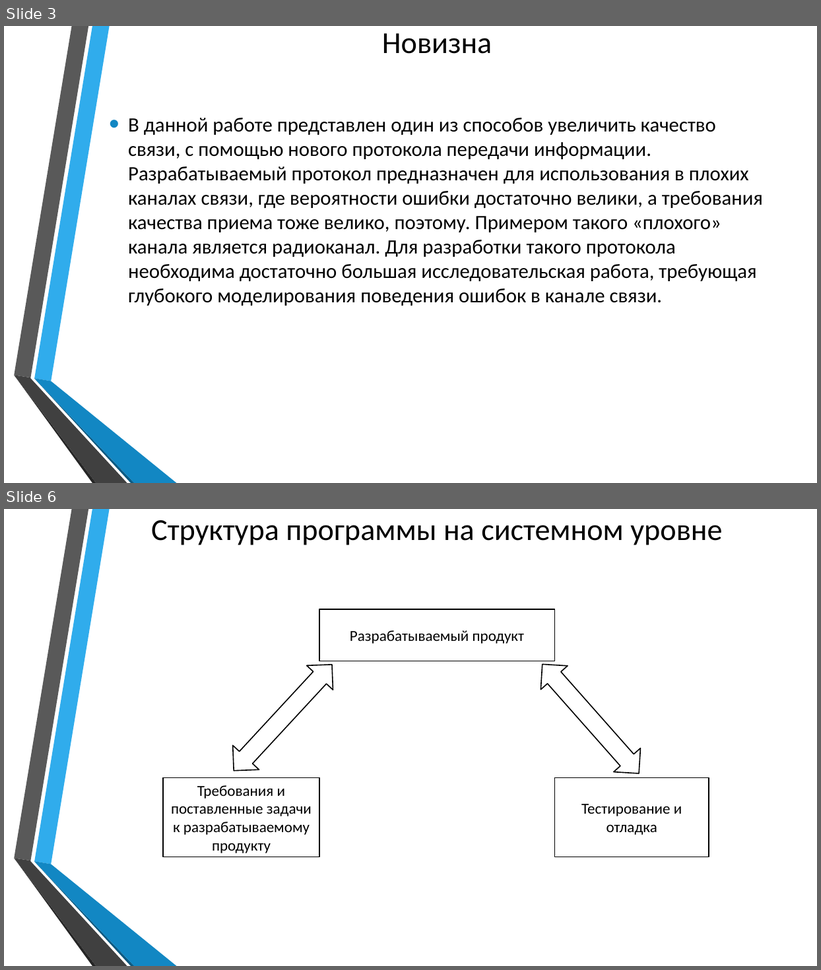
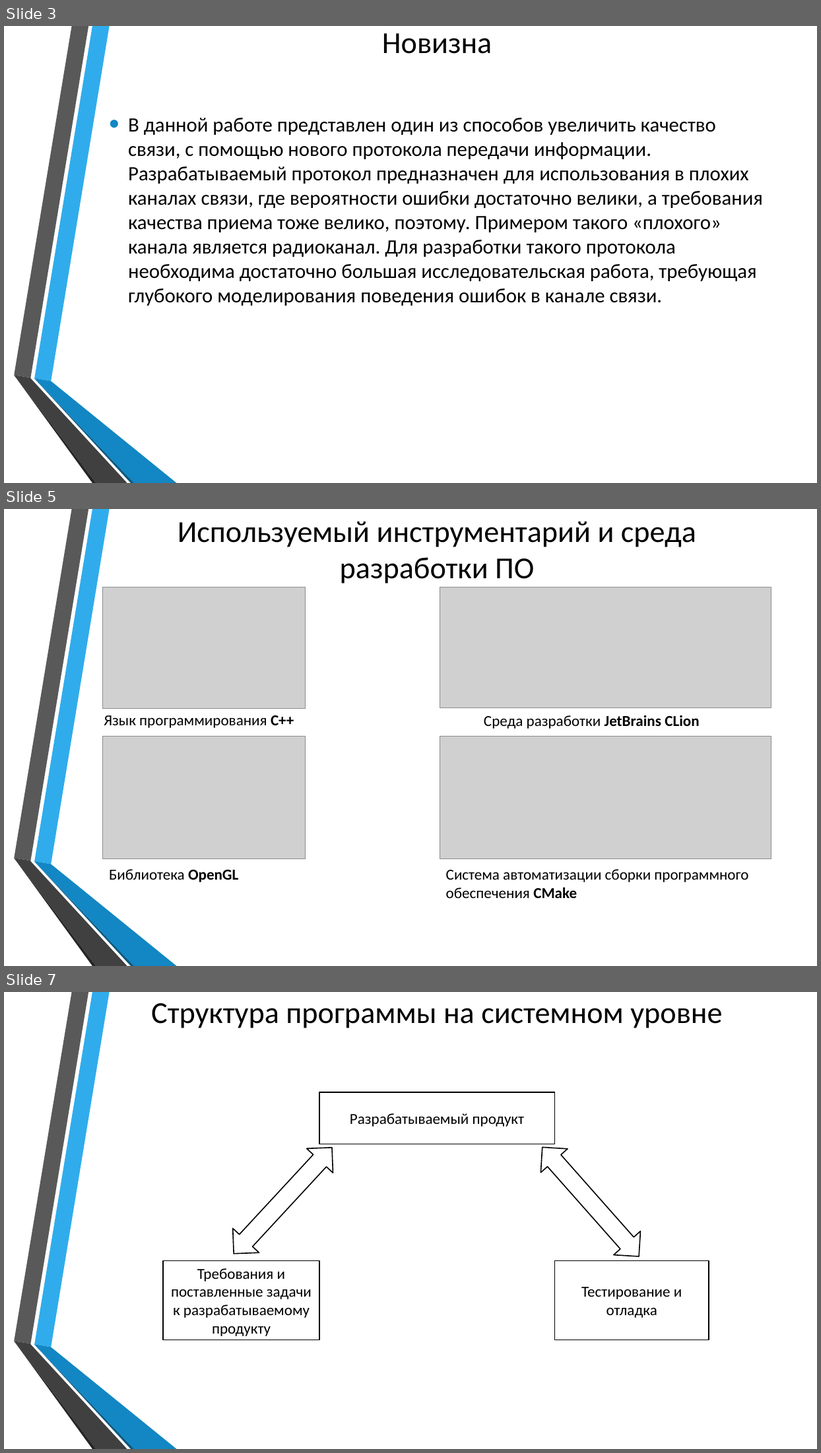
Before and after one commit to poriesto/ModelChannel, a slide deck: Theory/НИР.pptx. Shown one above the other, each under a label of ours: slides 3 and 6 before the commit, slides 3, 5 and 7 after it; the slides between them are not shown. The pictures are 821x970 and 821x1453 pixels, drawn with LibreOffice and Linux fonts; fonts in the diff are those of the drawing; grey boxes stand for pictures; background and template pictures are left out. Boxes give left, top, right and bottom in pixels: in the first picture for what was removed or moved away, otherwise in the second. Text is boxed around its words. In the diff, an @@ line names an element or a change of style, - is before the commit and + after.

```diff
--- a/Theory/НИР.pptx
+++ b/Theory/НИР.pptx
@@ slide 5 added at (x1=4, y1=509, x2=817, y2=966), background picture (left out); not listed: 6 template elements that a slide beside it also shows @@
@@ title added at (x1=178, y1=521, x2=696, y2=584), 36 pt, text #000000 @@
+Используемый инструментарий и среда разработки ПО
@@ picture added at (x1=103, y1=587, x2=306, y2=708) @@
@@ picture added at (x1=440, y1=587, x2=772, y2=708) @@
@@ text added at (x1=104, y1=716, x2=294, y2=728), 18 pt, text #000000 @@
+Язык программирования C++
@@ text added at (x1=484, y1=716, x2=699, y2=729), 18 pt, text #000000 @@
+Среда разработки JetBrains CLion
@@ picture added at (x1=103, y1=737, x2=306, y2=859) @@
@@ picture added at (x1=440, y1=737, x2=772, y2=859) @@
@@ text added at (x1=109, y1=869, x2=238, y2=883), 18 pt, text #000000 @@
+Библиотека OpenGL
@@ text added at (x1=446, y1=869, x2=748, y2=898), 18 pt, text #000000 @@
+Система автоматизации сборки программного обеспечения CMake
@@ what was slide 6 is now slide 7 @@
```
Also in this commit, not shown: 3 slides changed, 2 other slides added, 2 slides removed, 8 other files.
